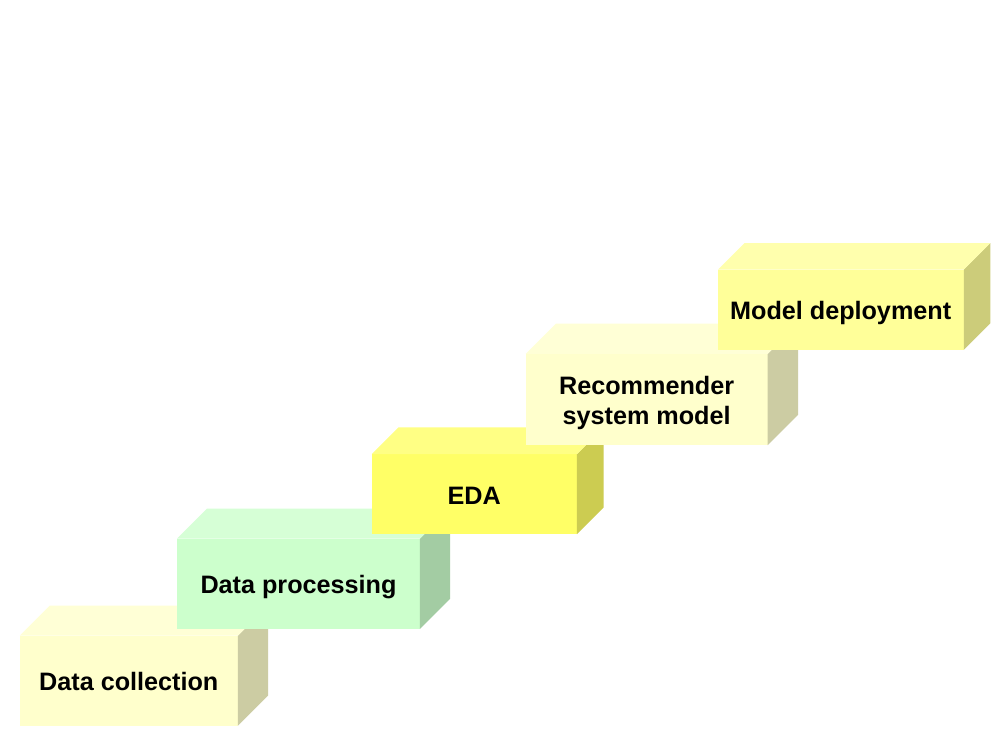
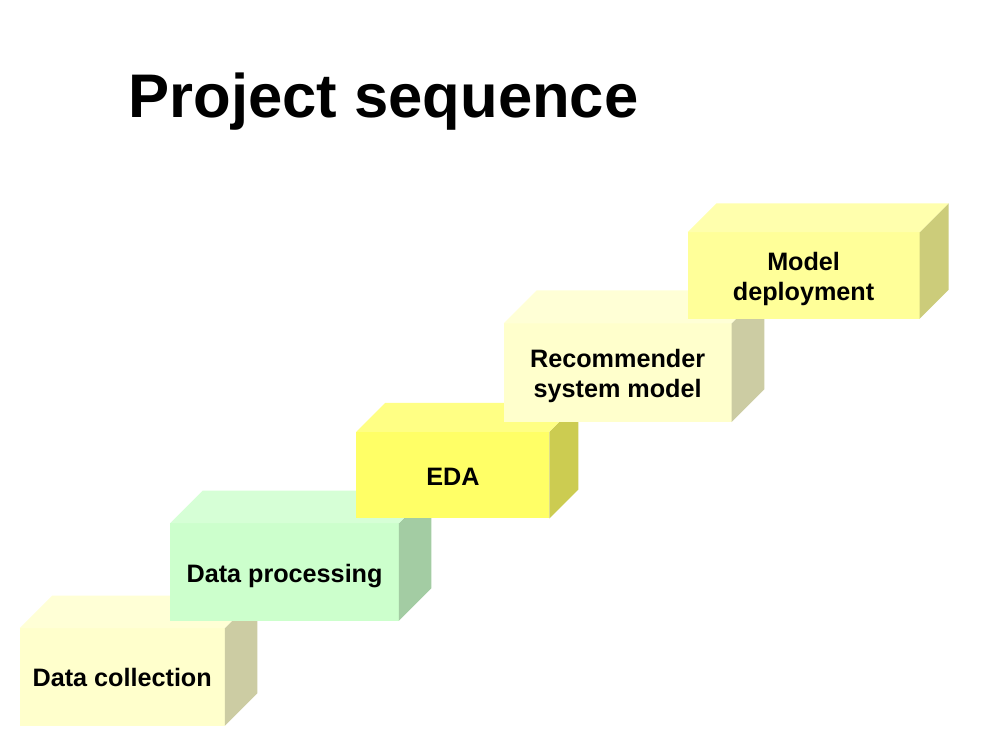
Before and after one commit to marth418/unsupervised-predict-streamlit-template, a slide deck: slide 6 of Team 6 Presentation.ppt. Drawn at 1008x756 pixels with LibreOffice and Linux fonts; fonts in the diff are those of the drawing; background and template pictures are left out. Boxes give left, top, right and bottom in pixels: in the first picture for what was removed or moved away, otherwise in the second. Text is boxed around its words. In the diff, an @@ line names an element or a change of style, - is before the commit and + after.

```diff
--- a/Team 6 Presentation.ppt
+++ b/Team 6 Presentation.ppt
@@ title added at box(129, 72, 638, 129), 44 pt, text #000000, bold @@
+Project sequence
@@ cube "Model deployment": place and size @@
-cube "Model deployment" at box(718, 243, 990, 350)
+cube "Model deployment" at box(687, 204, 949, 320)
@@ cube "Recommender system model": place and size @@
-cube "Recommender system model" at box(526, 324, 798, 446)
+cube "Recommender system model" at box(504, 290, 765, 422)
@@ cube "EDA": place and size @@
-cube "EDA" at box(372, 427, 604, 534)
+cube "EDA" at box(357, 403, 579, 519)
@@ cube "Data processing": place and size @@
-cube "Data processing" at box(177, 509, 451, 629)
+cube "Data processing" at box(170, 491, 431, 621)
@@ cube "Data collection": place and size @@
-cube "Data collection" at box(20, 606, 268, 726)
+cube "Data collection" at box(20, 596, 258, 726)
```
Also in this commit, not shown: 1 other slide changed, 9 slides added, 9 slides removed, 1 other file.
